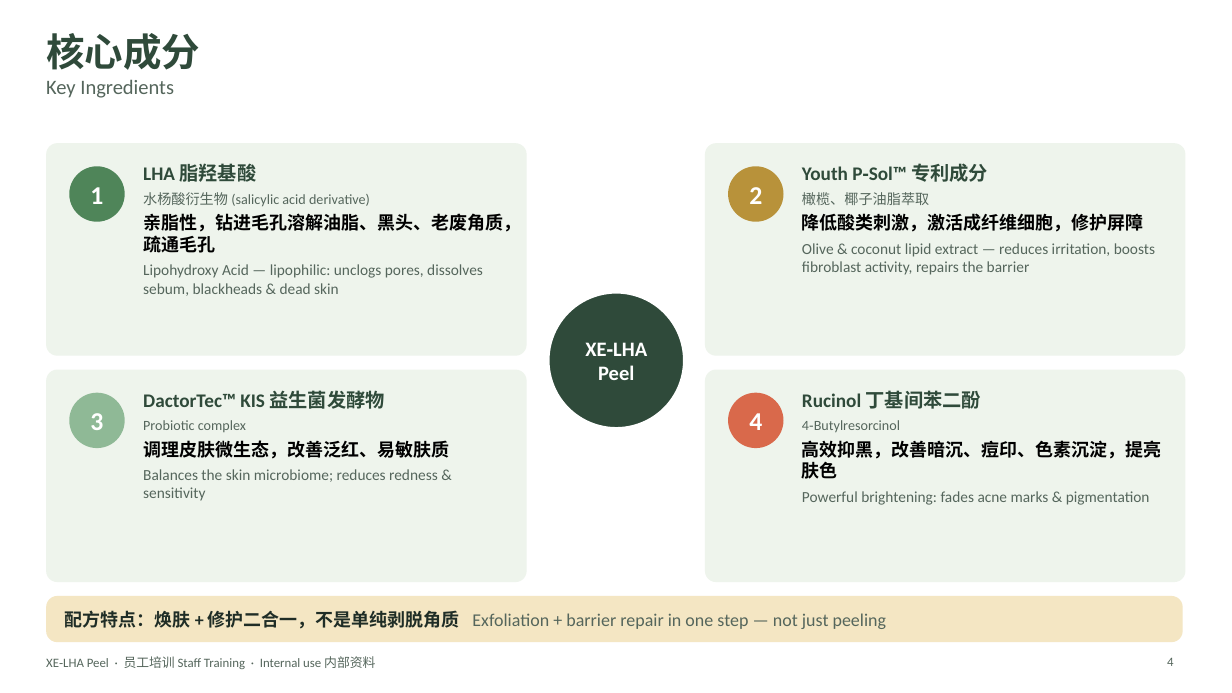
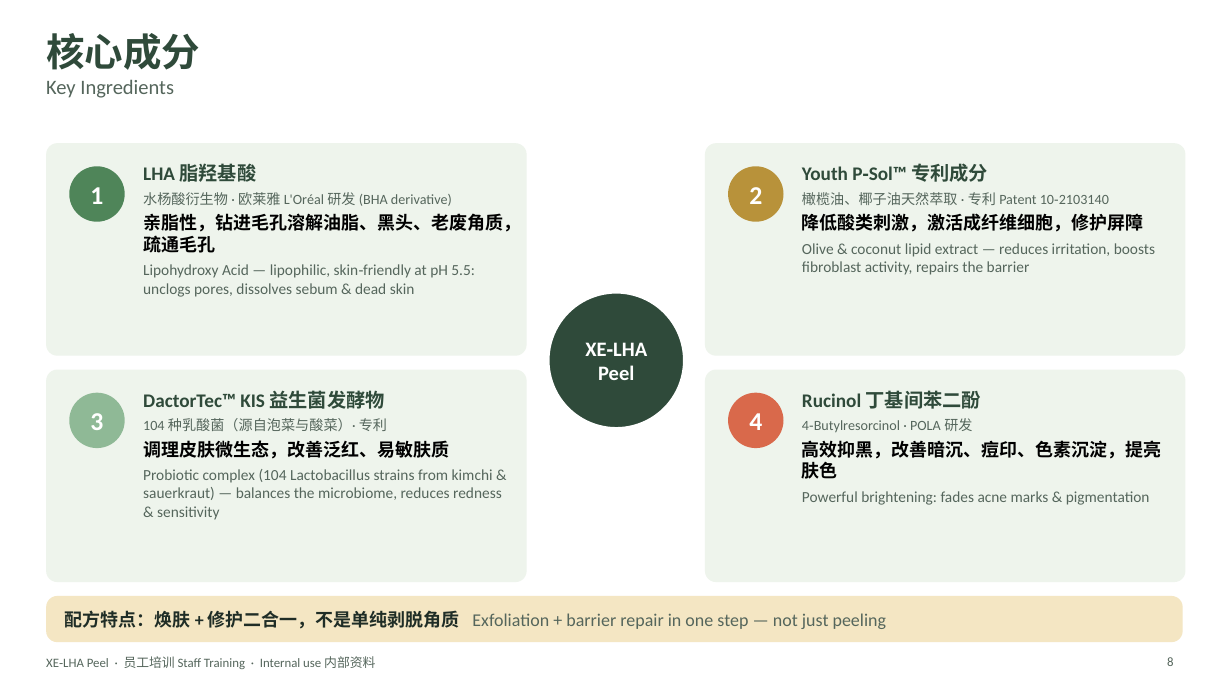
Before and after one commit to wanxinlee/cautious-computing-machine, a slide deck: slide 8 of XE-LHA-Peel-Staff-Training.pptx (slide 4 before the commit). Drawn at 1232x693 pixels with LibreOffice and Linux fonts; fonts in the diff are those of the drawing. Boxes give left, top, right and bottom in pixels: in the first picture for what was removed or moved away, otherwise in the second. Text is boxed around its words. In the diff, an @@ line names an element or a change of style, - is before the commit and + after.

```diff
--- a/XE-LHA-Peel-Staff-Training.pptx
+++ b/XE-LHA-Peel-Staff-Training.pptx
@@ text at (x1=143, y1=192, x2=452, y2=206): text changed @@
-水杨酸衍生物 (salicylic acid derivative)
+水杨酸衍生物 · 欧莱雅 L'Oréal 研发 (BHA derivative)
@@ text at (x1=802, y1=192, x2=1109, y2=205): text changed @@
-橄榄、椰子油脂萃取
+橄榄油、椰子油天然萃取 · 专利 Patent 10‑2103140
@@ text at (x1=143, y1=264, x2=475, y2=297): text changed @@
-Lipohydroxy Acid — lipophilic: unclogs pores, dissolves sebum, blackheads & dead skin
+Lipohydroxy Acid — lipophilic, skin‑friendly at pH 5.5: unclogs pores, dissolves sebum & dead skin
@@ text at (x1=143, y1=418, x2=387, y2=431): text changed @@
-Probiotic complex
+104 种乳酸菌（源自泡菜与酸菜）· 专利
@@ text at (x1=802, y1=418, x2=972, y2=432): text changed @@
-4‑Butylresorcinol
+4‑Butylresorcinol · POLA 研发
@@ text at (x1=143, y1=469, x2=502, y2=520): text changed @@
-Balances the skin microbiome; reduces redness & sensitivity
+Probiotic complex (104 Lactobacillus strains from kimchi & sauerkraut) — balances the microbiome, reduces redness & sensitivity
@@ page number at (x1=1167, y1=657, x2=1173, y2=666): text changed @@
-4
+8
```
Also in this commit, not shown: 5 other slides changed, 7 slides added, 1 slide removed.
